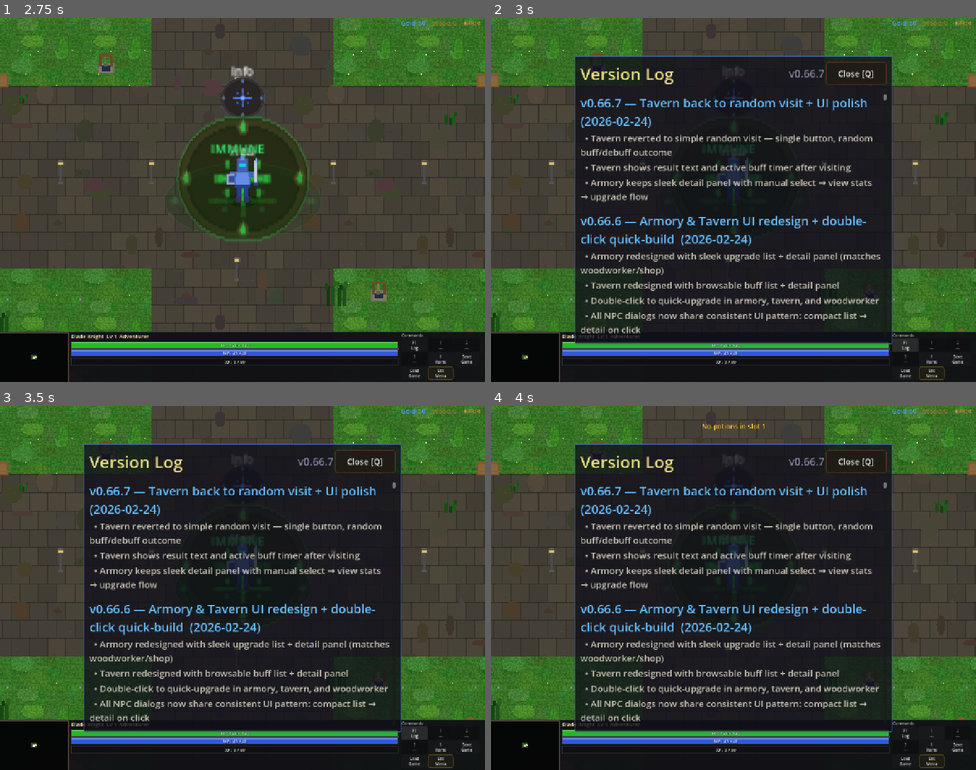
Above: before the commit, frames 1-4 (two rows, left to right).
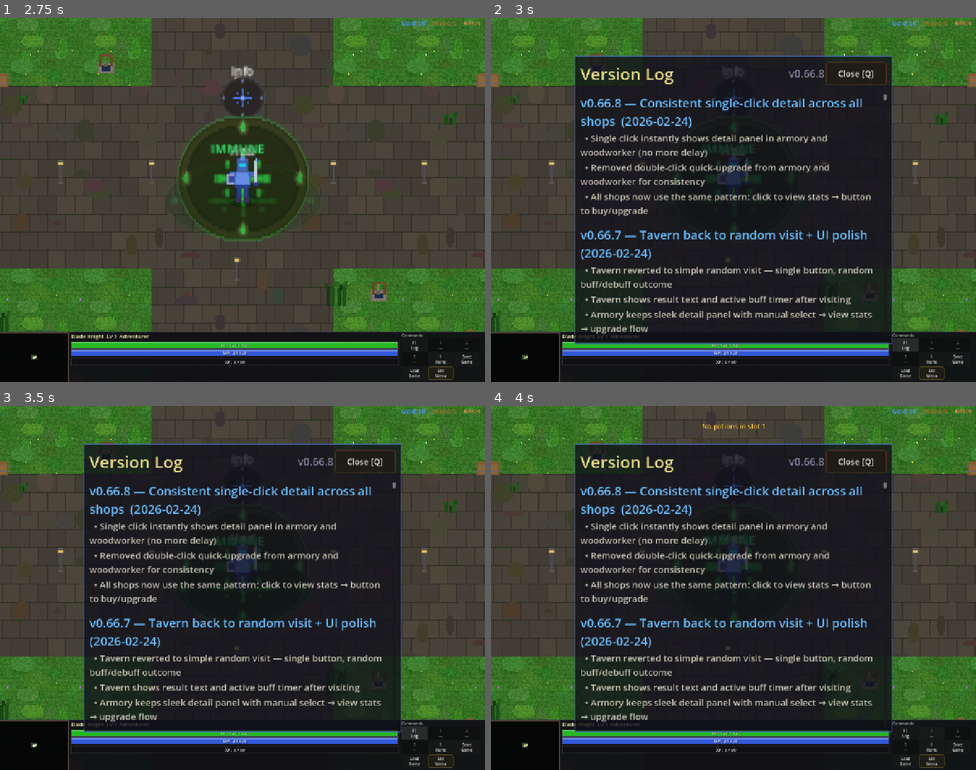
Above: after the commit, the same moments.

Repository: slxny/legends-open-rpg
Game: Godot game, scene res://scenes/main.tscn
The game is run twice, just before and just after one commit, with the same random seed, the same clock (stepped at 60 frames per second) and the same inputs.
Inputs (mouse positions are in pixels of both pictures, inside the frame that each line leads up to):
- Up to frame 1 (2.75 s): tap Enter at 0.5 s; move the mouse to (349, 181) at 0.52 s; hold D (move_right) 0.53-1.25 s; hold Space (attack) 0.53-1.25 s; click (349, 181) at 0.67 s; drag from (145, 218) to (218, 272) at 1.27 s; click "SELECT" at 2 s
- Up to frame 2 (3 s): click "F1 Log" at 2.75 s
- Up to frame 3 (3.5 s): no input
- Up to frame 4 (4 s): click "1 ---" at 3.5 s

Frame 1 is identical in both runs. In frame 2, 9.2% of the frame differs, in the area x 18-81%, y 14-87%; in frame 3, 9.2%; in frame 4, 9.2%.

Commit message:
Consistent instant single-click detail panel across all shops (v0.66.8)
Co-Authored-By: Claude Opus 4.6 <noreply@anthropic.com>

Diff:
--- a/scenes/ui/armory_dialog.gd
+++ b/scenes/ui/armory_dialog.gd
@@ -8,13 +8,6 @@
 var _is_visible: bool = false
 var _is_mobile: bool = false
 var _selected_key: String = ""
-
-# Double-click quick-upgrade tracking
-var _last_click_key: String = ""
-var _last_click_time: int = 0
-const DOUBLE_CLICK_MS: int = 400
-var _pending_detail_timer: SceneTreeTimer = null
-var _pending_detail_key: String = ""
 
 # UI refs built in code
 var _title_label: Label
@@ -80,7 +73,6 @@
 func close() -> void:
 	_is_visible = false
 	panel.visible = false
-	_cancel_pending_detail()
 	closed.emit()
 
 func _get_level(key: String) -> int:
@@ -168,14 +160,6 @@
 	var sep = HSeparator.new()
 	sep.add_theme_constant_override("separation", 4)
 	root_vbox.add_child(sep)
-
-	# Hint
-	var hint = Label.new()
-	hint.text = "Double-click to quick-upgrade"
-	hint.add_theme_font_size_override("font_size", 30 if _is_mobile else 11)
-	hint.add_theme_color_override("font_color", Color(0.6, 0.55, 0.4, 0.7))
-	hint.horizontal_alignment = HORIZONTAL_ALIGNMENT_CENTER
-	root_vbox.add_child(hint)
 
 	# Upgrade list
 	_item_scroll = ScrollContainer.new()
@@ -346,24 +330,7 @@
 	var k = key
 	btn_overlay.pressed.connect(func():
 		AudioManager.play_sfx("ui_tap", -4.0)
-		var now = Time.get_ticks_msec()
-		if _last_click_key == k and (now - _last_click_time) <= DOUBLE_CLICK_MS:
-			_cancel_pending_detail()
-			_last_click_key = ""
-			_last_click_time = 0
-			_do_upgrade(k)
-			return
-		_last_click_key = k
-		_last_click_time = now
-		_pending_detail_key = k
-		_cancel_pending_detail()
-		_pending_detail_timer = get_tree().create_timer(DOUBLE_CLICK_MS / 1000.0)
-		_pending_detail_timer.timeout.connect(func():
-			_pending_detail_timer = null
-			if _pending_detail_key != "":
-				_show_detail(_pending_detail_key)
-				_pending_detail_key = ""
-		)
+		_show_detail(k)
 	)
 	btn_overlay.mouse_entered.connect(func():
 		AudioManager.play_sfx("ui_hover", -8.0)
@@ -412,15 +379,6 @@
 func _hide_detail() -> void:
 	_detail_panel.visible = false
 	_selected_key = ""
-	_last_click_key = ""
-
-func _cancel_pending_detail() -> void:
-	if _pending_detail_timer != null:
-		if _pending_detail_timer.timeout.get_connections().size() > 0:
-			for conn in _pending_detail_timer.timeout.get_connections():
-				_pending_detail_timer.timeout.disconnect(conn["callable"])
-		_pending_detail_timer = null
-	_pending_detail_key = ""
 
 func _do_upgrade(key: String) -> void:
 	var level = _get_level(key)
--- a/scenes/ui/changelog_dialog.gd
+++ b/scenes/ui/changelog_dialog.gd
@@ -9,9 +9,19 @@
 var _is_visible: bool = false
 var _is_mobile: bool = false
 
-const GAME_VERSION := "v0.66.7"
+const GAME_VERSION := "v0.66.8"
 
 const CHANGELOG: Array[Dictionary] = [
+	{
+		"version": "v0.66.8",
+		"title": "Consistent single-click detail across all shops",
+		"date": "2026-02-24",
+		"entries": [
+			"Single click instantly shows detail panel in armory and woodworker (no more delay)",
+			"Removed double-click quick-upgrade from armory and woodworker for consistency",
+			"All shops now use the same pattern: click to view stats → button to buy/upgrade",
+		]
+	},
 	{
 		"version": "v0.66.7",
 		"title": "Tavern back to random visit + UI polish",
--- a/scenes/ui/woodworking_dialog.gd
+++ b/scenes/ui/woodworking_dialog.gd
@@ -23,13 +23,6 @@
 var _detail_cost: Label
 var _detail_action_btn: Button
 var _detail_close_btn: Button
-
-# Double-click quick-build support
-var _last_click_key: String = ""
-var _last_click_time: int = 0
-const DOUBLE_CLICK_MS: int = 400
-var _pending_detail_timer: SceneTreeTimer = null
-var _pending_detail_key: String = ""
 
 # Four upgrade tracks — each costs wood and improves a different axis
 const UPGRADES = {
@@ -207,14 +200,6 @@
 	sep.add_theme_constant_override("separation", 4)
 	root_vbox.add_child(sep)
 
-	# ---- Hint ----
-	var hint = Label.new()
-	hint.text = "Double-click to quick-build"
-	hint.add_theme_font_size_override("font_size", 30 if _is_mobile else 11)
-	hint.add_theme_color_override("font_color", Color(0.5, 0.45, 0.35, 0.6))
-	hint.horizontal_alignment = HORIZONTAL_ALIGNMENT_CENTER
-	root_vbox.add_child(hint)
-
 	# ---- Upgrade list (scrollable) ----
 	_item_scroll = ScrollContainer.new()
 	_item_scroll.size_flags_vertical = Control.SIZE_EXPAND_FILL
@@ -394,25 +379,8 @@
 	btn_overlay.add_theme_stylebox_override("focus", btn_hover)
 	var k = key
 	btn_overlay.pressed.connect(func():
-		var now = Time.get_ticks_msec()
-		if _last_click_key == k and (now - _last_click_time) < DOUBLE_CLICK_MS:
-			_cancel_pending_detail()
-			_last_click_key = ""
-			_last_click_time = 0
-			AudioManager.play_sfx("ui_tap", -4.0)
-			_do_upgrade(k)
-			return
-		_last_click_key = k
-		_last_click_time = now
-		_cancel_pending_detail()
-		_pending_detail_key = k
-		_pending_detail_timer = get_tree().create_timer(DOUBLE_CLICK_MS / 1000.0)
-		_pending_detail_timer.timeout.connect(func():
-			if _pending_detail_key == k:
-				AudioManager.play_sfx("ui_tap", -4.0)
-				_show_detail(k)
-				_pending_detail_key = ""
-		)
+		AudioManager.play_sfx("ui_tap", -4.0)
+		_show_detail(k)
 	)
 	btn_overlay.mouse_entered.connect(func():
 		AudioManager.play_sfx("ui_hover", -8.0)
@@ -424,10 +392,6 @@
 	row_panel.add_child(btn_overlay)
 
 	_item_list.add_child(row_panel)
-
-func _cancel_pending_detail() -> void:
-	_pending_detail_key = ""
-	_pending_detail_timer = null
 
 func _show_detail(key: String) -> void:
 	_selected_key = key
